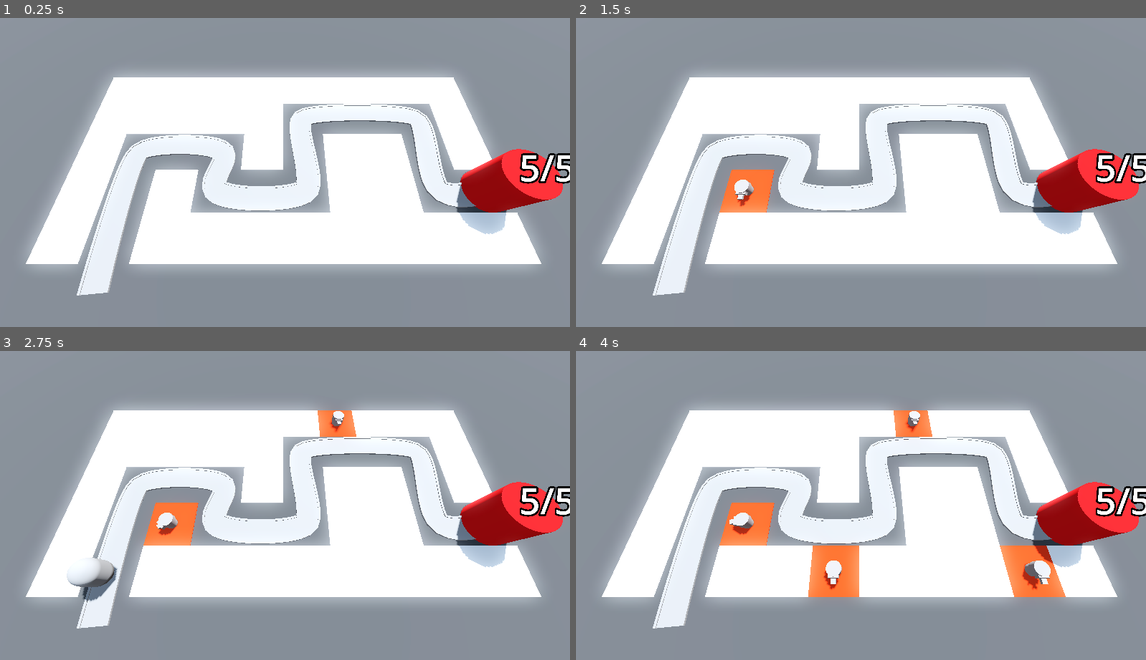
Above: before the commit, frames 1-4 (two rows, left to right).
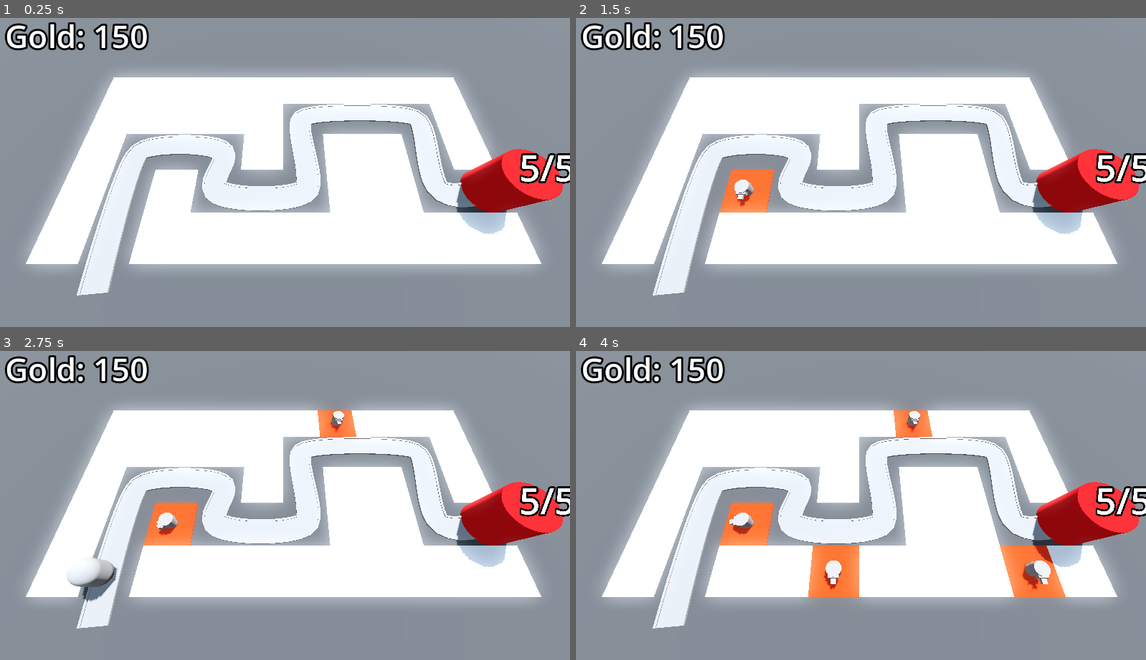
Above: after the commit, the same moments.

Repository: SugarF0x/barblast-3d
Game: Godot game, scene res://BaseLevel.tscn
Same seed, same stepped clock (60 frames per second), same inputs: the game is played once before the commit and once after it.
Inputs (mouse positions are in pixels of both pictures, inside the frame that each line leads up to):
- Up to frame 1 (0.25 s): no input
- Up to frame 2 (1.5 s): tap Enter at 0.5 s; move the mouse to (986, 150) at 0.52 s; click (986, 150) at 0.6 s; tap Space at 1.25 s; move the mouse to (747, 181) at 1.27 s; click (747, 181) at 1.35 s
- Up to frame 3 (2.75 s): tap Enter at 2 s; move the mouse to (342, 428) at 2.02 s; click (342, 428) at 2.1 s
- Up to frame 4 (4 s): move the mouse to (832, 564) at 2.77 s; click (832, 564) at 2.85 s; move the mouse to (1032, 548) at 3.52 s; click (1032, 548) at 3.6 s

The runs differ from the first frame. In frame 1, 1.5% of the frame differs, in the area x 0-27%, y 1-11%; in frame 2, 1.5%; in frame 3, 1.5%; in frame 4, 1.5%.

Commit message:
add gold bank ui

Diff:
--- /dev/null
+++ b/Bank.gd
@@ -0,0 +1,20 @@
+extends MarginContainer
+
+
+@export var starting_gold := 150
+
+
+@onready var gold_counter: Label = $GoldCounter
+
+
+var gold: int:
+	set(new_gold):
+		gold = max(new_gold, 0)
+		sync_label()
+
+
+func _ready() -> void:
+	gold = starting_gold
+
+
+func sync_label(): gold_counter.text = "Gold: " + str(gold)
--- a/BaseLevel.tscn
+++ b/BaseLevel.tscn
@@ -7,6 +7,7 @@
 [ext_resource type="PackedScene" uid="uid://bfb4k2ep1dvtl" path="res://Base/base.tscn" id="3_jojtq"]
 [ext_resource type="PackedScene" uid="uid://dlmltvgusbij4" path="res://Turret/turret.tscn" id="4_enpy5"]
 [ext_resource type="Script" path="res://EnemyPath.gd" id="5_885ug"]
+[ext_resource type="Script" path="res://Bank.gd" id="8_d6424"]
 
 [sub_resource type="ProceduralSkyMaterial" id="ProceduralSkyMaterial_mwvmm"]
 sky_horizon_color = Color(0.64625, 0.65575, 0.67075, 1)
@@ -30,6 +31,11 @@
 "tilts": PackedFloat32Array(0, 0, 0, 0, 0, 0, 0, 0, 0)
 }
 point_count = 9
+
+[sub_resource type="LabelSettings" id="LabelSettings_s13n6"]
+font_size = 64
+outline_size = 16
+outline_color = Color(0, 0, 0, 1)
 
 [node name="BaseLevel" type="Node3D"]
 
@@ -114,4 +120,25 @@
 [node name="Base" parent="." instance=ExtResource("3_jojtq")]
 transform = Transform3D(1, 0, 0, 0, 1, 0, 0, 0, 1, 18, 2, 6)
 
+[node name="Bank" type="MarginContainer" parent="."]
+anchors_preset = 15
+anchor_right = 1.0
+anchor_bottom = 1.0
+grow_horizontal = 2
+grow_vertical = 2
+size_flags_vertical = 8
+mouse_filter = 2
+theme_override_constants/margin_left = 16
+theme_override_constants/margin_top = 16
+theme_override_constants/margin_right = 16
+theme_override_constants/margin_bottom = 16
+script = ExtResource("8_d6424")
+
+[node name="GoldCounter" type="Label" parent="Bank"]
+layout_mode = 2
+size_flags_horizontal = 0
+size_flags_vertical = 0
+text = "Sample Text"
+label_settings = SubResource("LabelSettings_s13n6")
+
 [connection signal="timeout" from="EnemyPath/EnemySpawnTimer" to="EnemyPath" method="_on_enemy_spawn_timer_timeout"]
Not shown: 1 places in BaseLevel.tscn that only renumber resources
